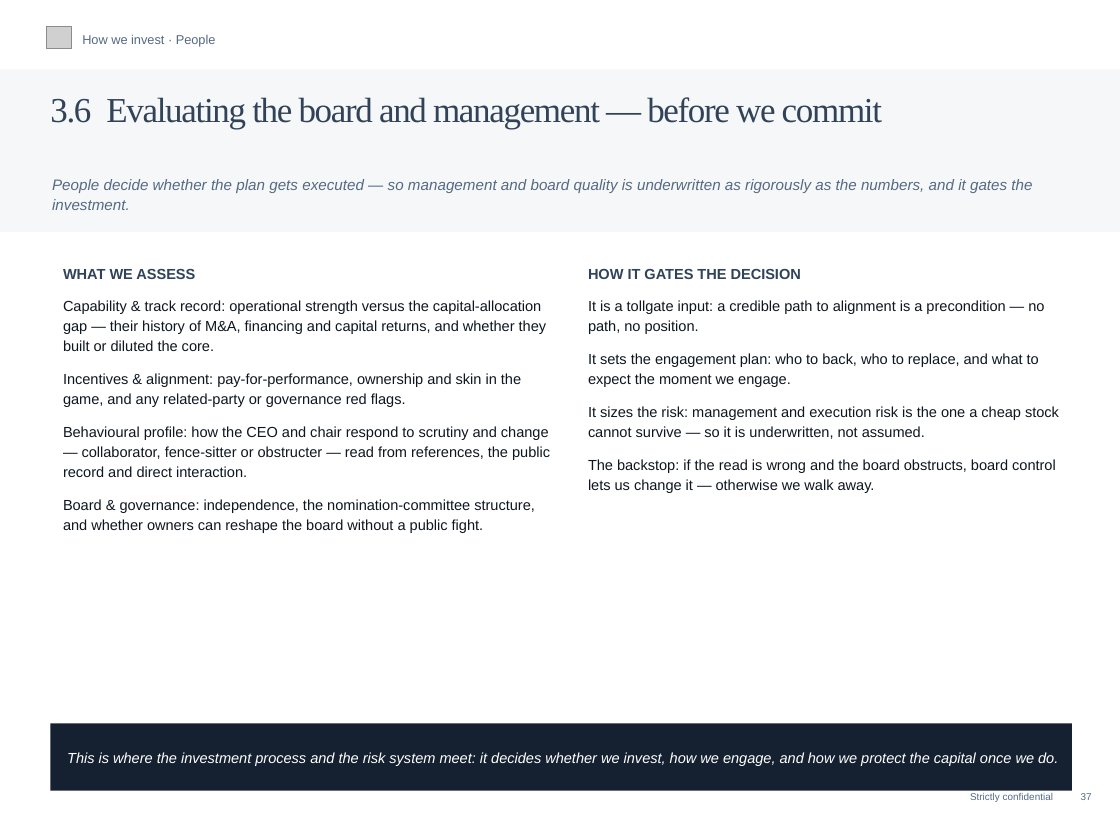
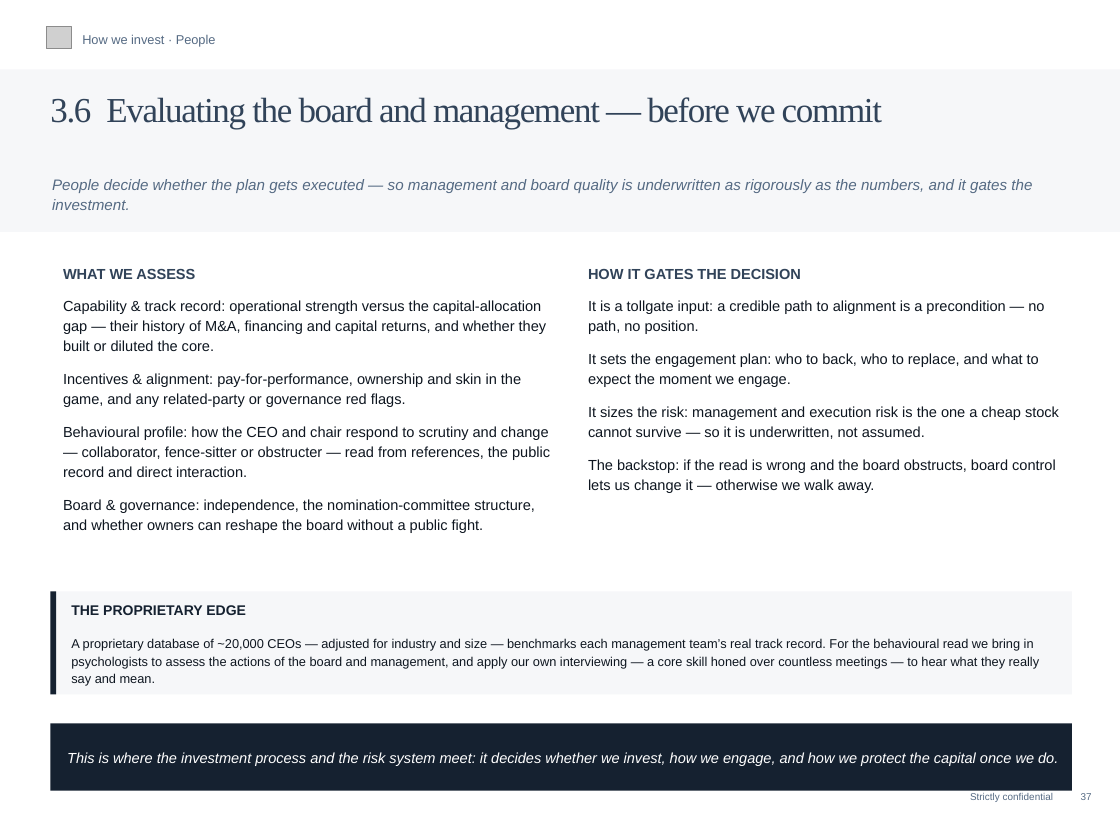
Before and after one commit to charette-lab/Claude, a slide deck: slide 40 of Athanase_Engaged_Ownership_Allocator_Deck.pptx. Drawn at 1120x840 pixels with LibreOffice and Linux fonts; fonts in the diff are those of the drawing; grey boxes stand for pictures. Boxes give left, top, right and bottom in pixels: in the first picture for what was removed or moved away, otherwise in the second. Text is boxed around its words. In the diff, an @@ line names an element or a change of style, - is before the commit and + after.

```diff
--- a/Athanase_Engaged_Ownership_Allocator_Deck.pptx
+++ b/Athanase_Engaged_Ownership_Allocator_Deck.pptx
@@ rectangle added at [50, 591, 1072, 694], fill #F6F7F9 @@
@@ rectangle added at [50, 591, 57, 694], fill #152130 @@
@@ text added at [71, 605, 246, 615], 9.6 pt, text #152130, bold @@
+THE PROPRIETARY EDGE
@@ text added at [71, 638, 1040, 686], 8.8 pt, text #0E1620 @@
+A proprietary database of ~20,000 CEOs — adjusted for industry and size — benchmarks each management team’s real track record. For the behavioural read we bring in psychologists to assess the actions of the board and management, and apply our own interviewing — a core skill honed over countless meetings — to hear what they really say and mean.
```
Also in this commit, not shown: 1 other file.
